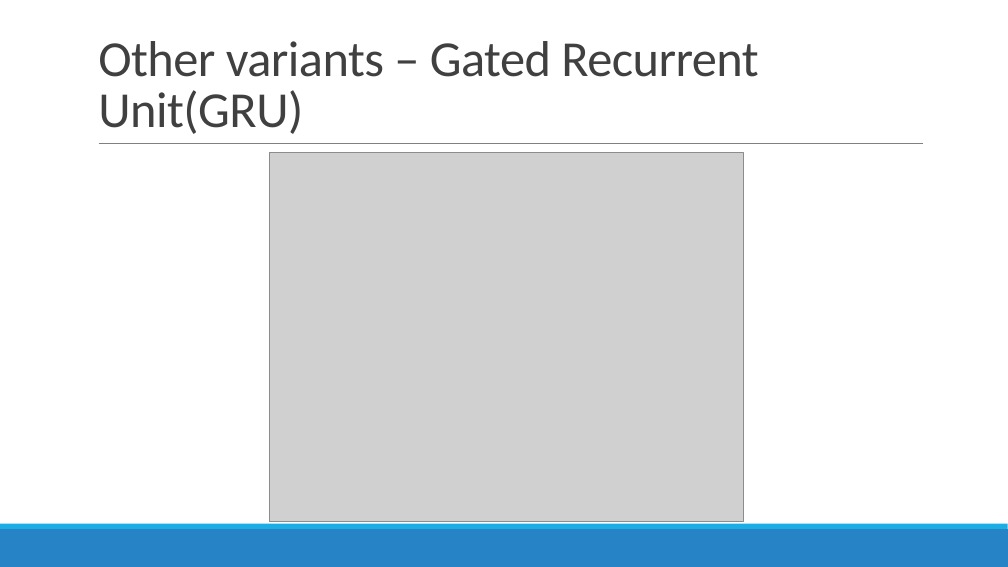
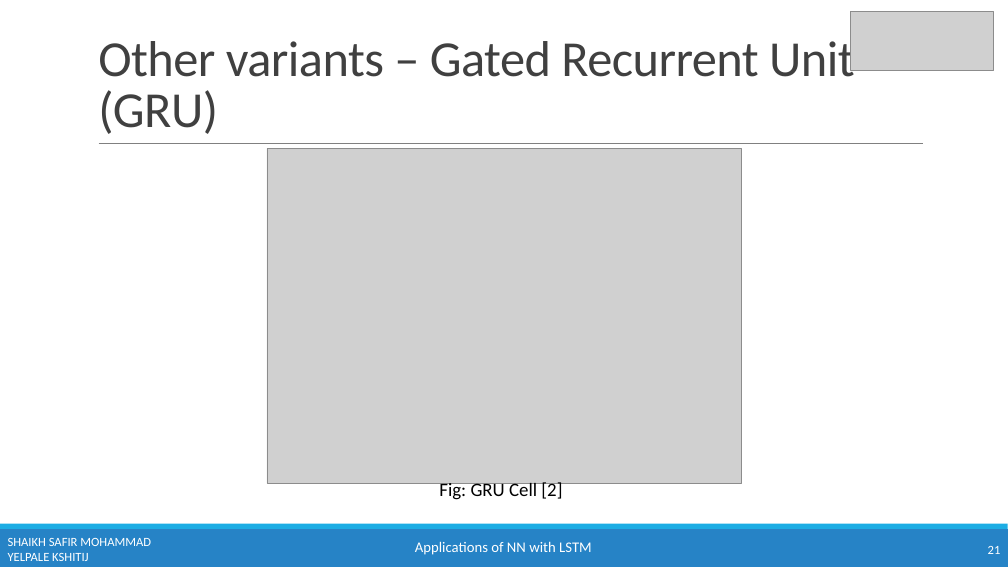
Before and after one commit to kshitijyelpale/LFD-Application-of-NN-in-LSTM, a slide deck: slide 21 of Documentation/LSTM Presentation.pptx. Drawn at 1008x567 pixels with LibreOffice and Linux fonts; fonts in the diff are those of the drawing; grey boxes stand for pictures. Boxes give left, top, right and bottom in pixels: in the first picture for what was removed or moved away, otherwise in the second. Text is boxed around its words. In the diff, an @@ line names an element or a change of style, - is before the commit and + after.

```diff
--- a/Documentation/LSTM Presentation.pptx
+++ b/Documentation/LSTM Presentation.pptx
@@ picture added at (x1=851, y1=11, x2=994, y2=70) @@
@@ title at (x1=98, y1=35, x2=855, y2=134): spaces changed @@
-Other variants – Gated Recurrent Unit(GRU)
+Other variants – Gated Recurrent Unit (GRU)
@@ picture resized from (x1=269, y1=153, x2=743, y2=522) to (x1=267, y1=148, x2=741, y2=483) @@
@@ text added at (x1=439, y1=481, x2=562, y2=500), 18 pt, text #000000 @@
+Fig: GRU Cell [2]
@@ text added at (x1=8, y1=538, x2=151, y2=561), 12 pt, text #FFFFFF @@
+SHAIKH SAFIR MOHAMMAD
+YELPALE KSHITIJ
@@ text added at (x1=415, y1=541, x2=592, y2=555), 14 pt, text #FFFFFF @@
+Applications of NN with LSTM
@@ page number added at (x1=988, y1=546, x2=1001, y2=554), 12 pt, text #FFFFFF @@
+21
```
Also in this commit, not shown: 24 other slides changed, 6 slides added, 6 slides removed.
